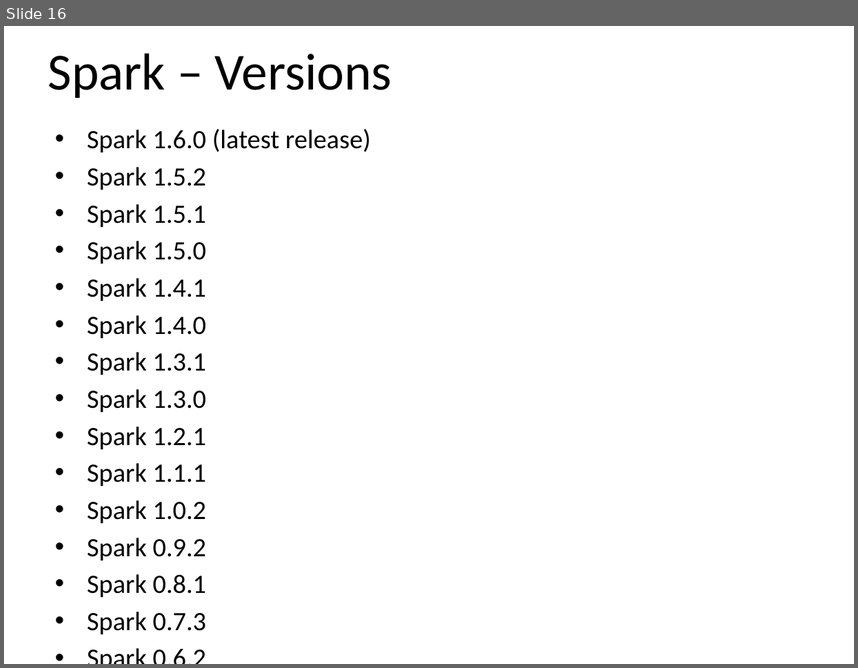
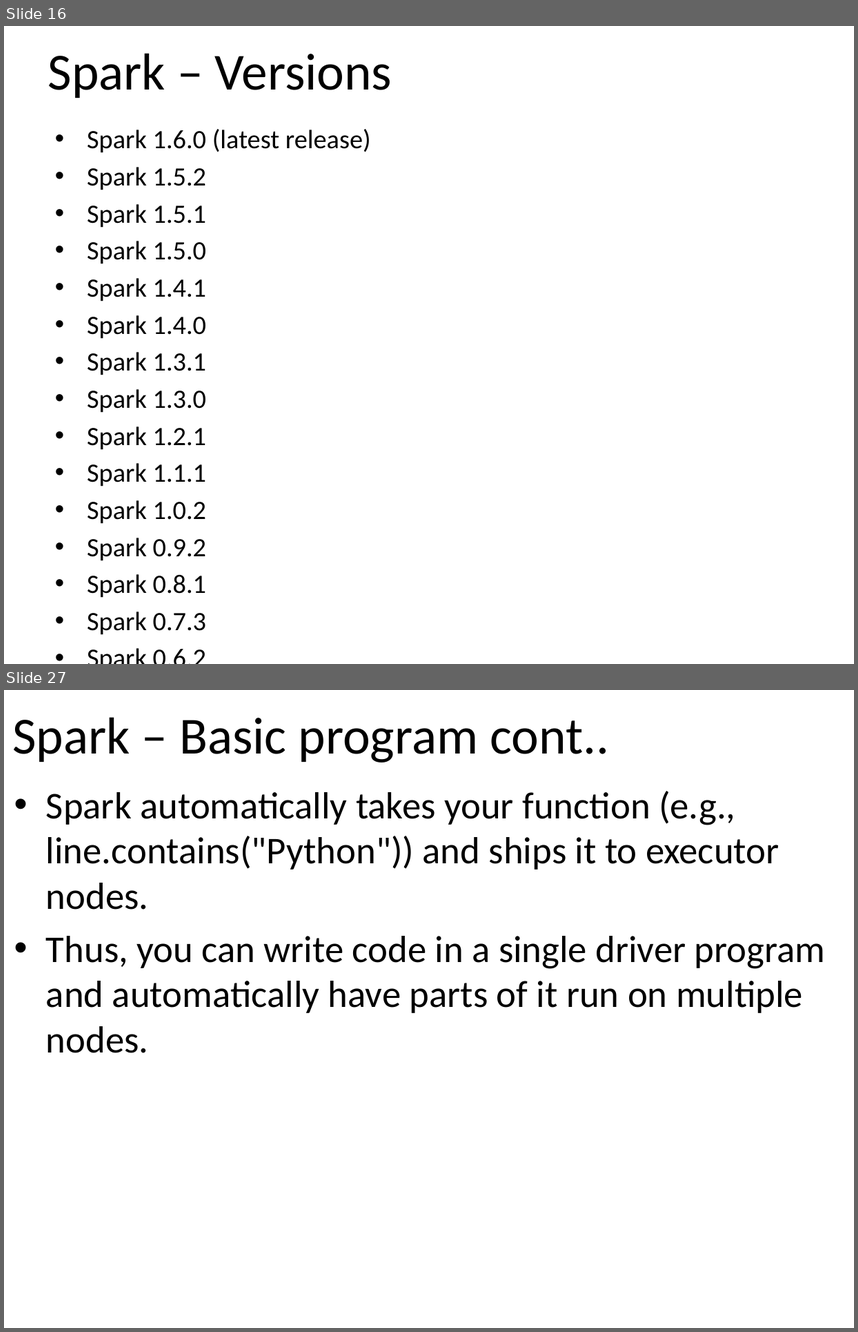
Before and after one commit to email2dorababu/SCALA_Reading, a slide deck: Spark_PPT/Spark_part1.pptx. Shown one above the other, each under a label of ours: slide 16 before the commit, slides 16 and 27 after it; the slides between them are not shown. The pictures are 858x668 and 858x1332 pixels, drawn with LibreOffice and Linux fonts; fonts in the diff are those of the drawing. Boxes give left, top, right and bottom in pixels: in the first picture for what was removed or moved away, otherwise in the second. Text is boxed around its words. In the diff, an @@ line names an element or a change of style, - is before the commit and + after.

```diff
--- a/Spark_PPT/Spark_part1.pptx
+++ b/Spark_PPT/Spark_part1.pptx
@@ slide 27 added at bbox=[4, 690, 854, 1328], background #FFFFFF @@
@@ title added at bbox=[12, 717, 609, 762], 44 pt, text #000000 @@
+Spark – Basic program cont..
@@ text added at bbox=[46, 791, 826, 1053], 32 pt, text #000000 @@
+• Spark automatically takes your function (e.g., line.contains("Python")) and ships it to executor nodes.
+• Thus, you can write code in a single driver program and automatically have parts of it run on multiple nodes.
```
Also in this commit, not shown: 1 slide changed, 18 other slides added, 1 slide removed.
